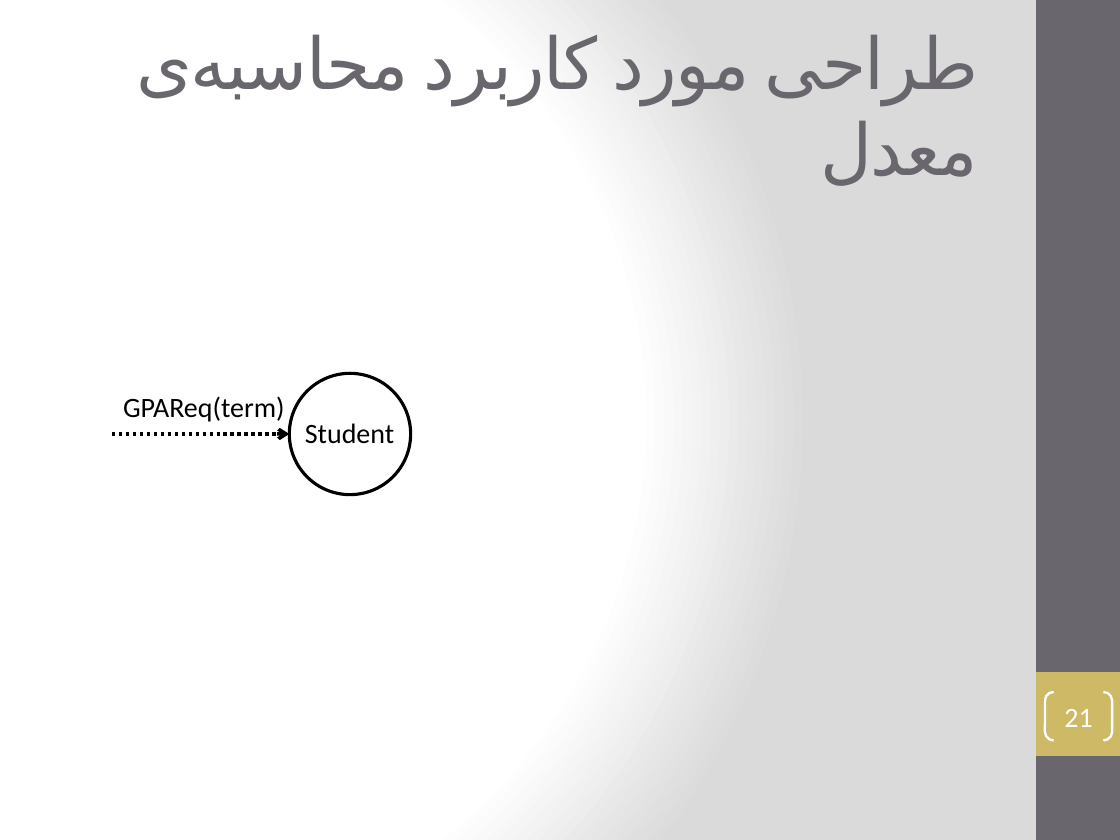
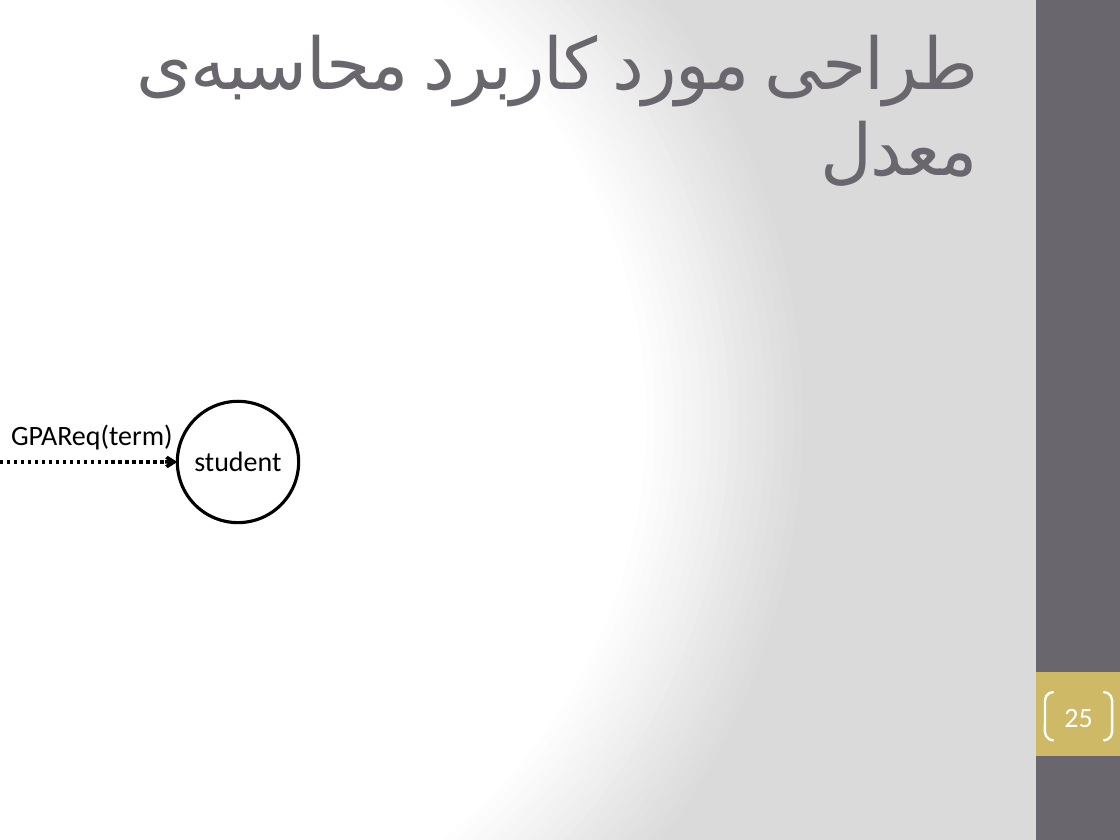
Before and after one commit to vidvid/Presentation, a slide deck: slide 25 of Thesis-Zoghi.pptx (slide 21 before the commit). Drawn at 1120x840 pixels with LibreOffice and Linux fonts; fonts in the diff are those of the drawing; grey boxes stand for pictures. Boxes give left, top, right and bottom in pixels: in the first picture for what was removed or moved away, otherwise in the second. Text is boxed around its words. In the diff, an @@ line names an element or a change of style, - is before the commit and + after.

```diff
--- a/Thesis-Zoghi.pptx
+++ b/Thesis-Zoghi.pptx
@@ text "GPAReq(term)": place and size @@
-text "GPAReq(term)" at (123, 396, 285, 422)
+text "GPAReq(term)" at (11, 424, 173, 450)
@@ ellipse: place and size @@
-ellipse at (289, 373, 410, 494)
+ellipse at (177, 401, 298, 522)
@@ arrow moved from (112, 435) - (289, 435) to (0, 461) - (177, 461) @@
@@ text at (194, 451, 281, 472): text changed @@
-Student
+student
@@ page number at (1064, 709, 1092, 727): text changed @@
-21
+25
```
Also in this commit, not shown: 4 other slides changed, 31 slides added, 1 slide removed, 17 other files.
